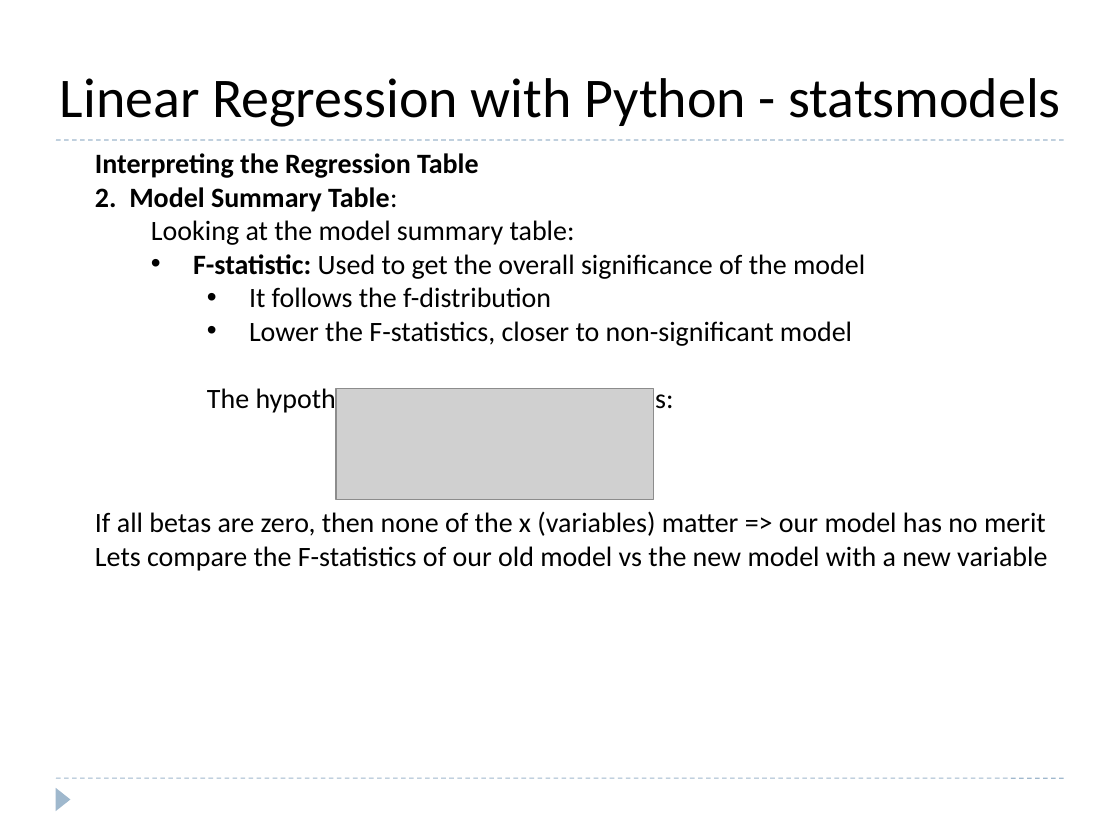
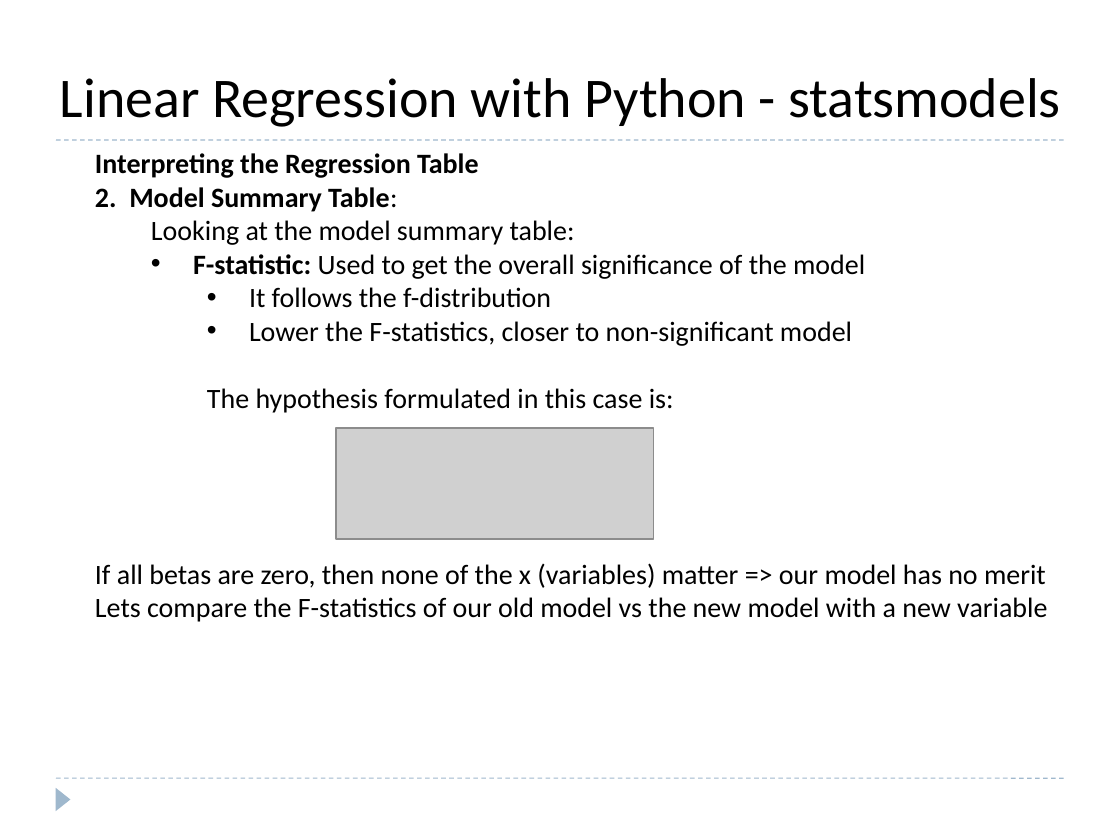
Before and after one commit to roushanprasad/DataScience_ML, a slide deck: slide 29 of Machine-Learning/4.2 Linear-Regression/4.2.1-Linear-Regression.pptx. Drawn at 1120x840 pixels with LibreOffice and Linux fonts; fonts in the diff are those of the drawing; grey boxes stand for pictures. Boxes give left, top, right and bottom in pixels: in the first picture for what was removed or moved away, otherwise in the second. Text is boxed around its words. In the diff, an @@ line names an element or a change of style, - is before the commit and + after.

Commit message:
Added the table for all expected values of Stats for Linear Regression in stats model summary table

```diff
--- a/Machine-Learning/4.2 Linear-Regression/4.2.1-Linear-Regression.pptx
+++ b/Machine-Learning/4.2 Linear-Regression/4.2.1-Linear-Regression.pptx
@@ picture: place and size @@
-picture at [336, 389, 653, 500]
+picture at [336, 428, 653, 539]
@@ text "If all betas are zero, ...": place and size @@
-text "If all betas are zero, ..." at [95, 511, 1047, 571]
+text "If all betas are zero, ..." at [95, 563, 1047, 622]
```
Also in this commit, not shown: 1 other slide changed, 1 slide added, 1 other file.
